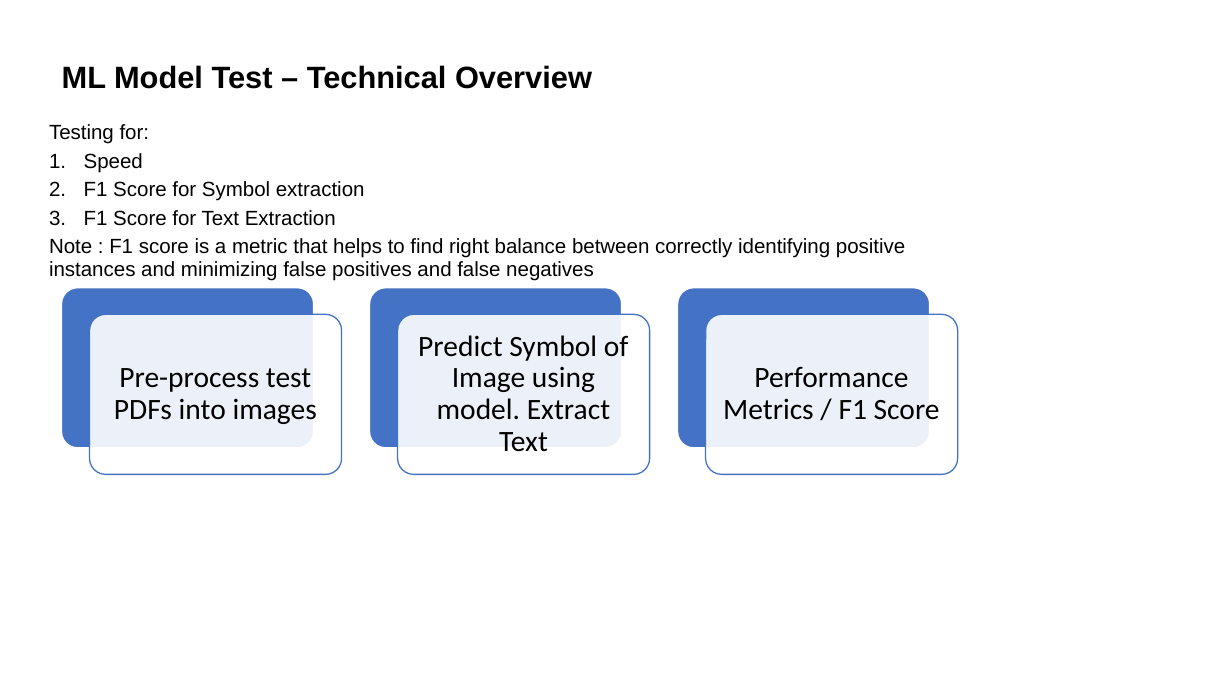
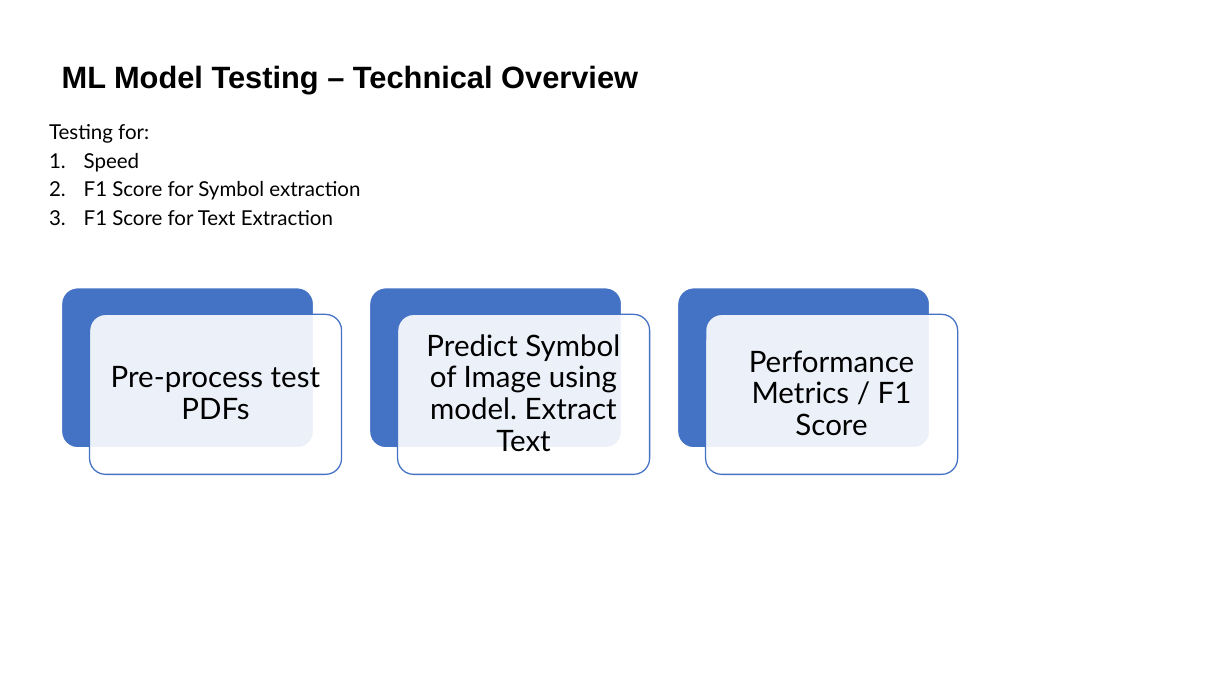
Before and after one commit to Tech4-Good/Step01_Learning, a slide deck: slide 17 of 04_ComputerVision/01_POC_Hexagon_AI_PID/AI for PDF extraction.pptx (slide 14 before the commit). Drawn at 1232x693 pixels with LibreOffice and Linux fonts; fonts in the diff are those of the drawing; background and template pictures are left out. Boxes give left, top, right and bottom in pixels: in the first picture for what was removed or moved away, otherwise in the second. Text is boxed around its words. In the diff, an @@ line names an element or a change of style, - is before the commit and + after.

```diff
--- a/04_ComputerVision/01_POC_Hexagon_AI_PID/AI for PDF extraction.pptx
+++ b/04_ComputerVision/01_POC_Hexagon_AI_PID/AI for PDF extraction.pptx
@@ title at [62, 65, 638, 93]: text changed @@
-ML Model Test – Technical Overview
+ML Model Testing – Technical Overview
@@ text "Testing for:" at [49, 124, 360, 225]: font Arial to Lato @@
@@ text at [49, 238, 905, 281]: paragraph removed @@
-Note : F1 score is a metric that helps to find right balance between correctly identifying positive instances and minimizing false positives and false negatives
@@ text "Predict Symbol of Image using ..." at [426, 334, 620, 452]: font Calibri to Lato @@
@@ text "Performance Metrics / F1 Score" at [749, 350, 914, 436]: font Calibri to Lato @@
@@ text at [111, 366, 320, 420]: text changed; font Calibri to Lato @@
-Pre-process test PDFs into images
+Pre-process test PDFs
```
Also in this commit, not shown: 13 other slides changed, 9 slides added, 3 slides removed, 5 other files.
